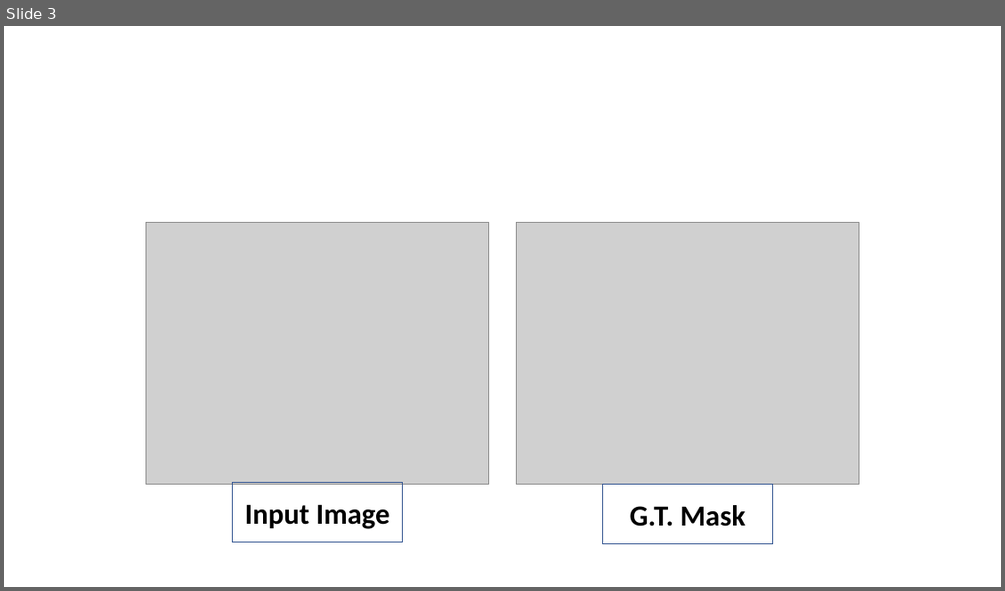
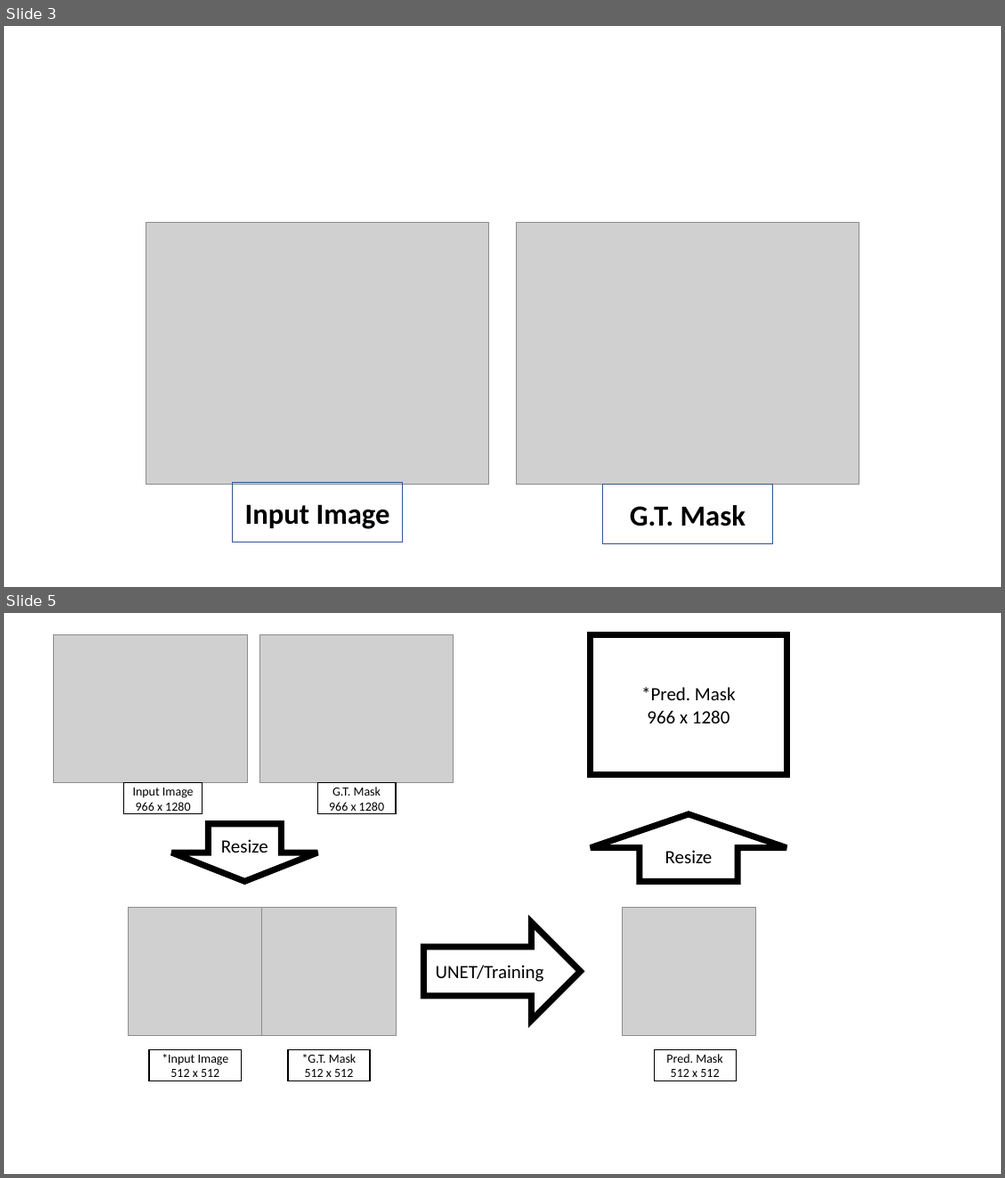
Before and after one commit to Ratherman/AI, a slide deck: DeepLearning/HW7/imgs/ppt.pptx. Shown one above the other, each under a label of ours: slide 3 before the commit, slides 3 and 5 after it; the slides between them are not shown. The pictures are 1005x591 and 1005x1178 pixels, drawn with LibreOffice and Linux fonts; fonts in the diff are those of the drawing; grey boxes stand for pictures. Boxes give left, top, right and bottom in pixels: in the first picture for what was removed or moved away, otherwise in the second. Text is boxed around its words. In the diff, an @@ line names an element or a change of style, - is before the commit and + after.

```diff
--- a/DeepLearning/HW7/imgs/ppt.pptx
+++ b/DeepLearning/HW7/imgs/ppt.pptx
@@ slide 5 added at [4, 613, 1001, 1174], background #FFFFFF @@
@@ picture added at [54, 635, 248, 784] @@
@@ picture added at [259, 635, 453, 784] @@
@@ rectangle added at [591, 635, 786, 775], outline #000000 6 pt, 18 pt, text #000000 @@
+*Pred. Mask
+966 x 1280
@@ rectangle added at [123, 783, 202, 814], outline #000000 1 pt, 12 pt, text #000000 @@
+Input Image
+966 x 1280
@@ rectangle added at [317, 783, 395, 814], outline #000000 1 pt, 12 pt, text #000000 @@
+G.T. Mask
+966 x 1280
@@ down arrow added at [171, 824, 317, 882], outline #000000 6 pt, 18 pt, text #000000 @@
+Resize
@@ up arrow added at [591, 814, 786, 882], outline #000000 6 pt, 18 pt, text #000000 @@
+Resize
@@ picture added at [128, 907, 262, 1036] @@
@@ picture added at [262, 907, 396, 1036] @@
@@ right arrow added at [423, 923, 581, 1021], outline #000000 6 pt, 18 pt, text #000000 @@
+UNET/Training
@@ picture added at [622, 907, 755, 1036] @@
@@ rectangle added at [149, 1050, 241, 1081], outline #000000 1 pt, 12 pt, text #000000 @@
+*Input Image
+512 x 512
@@ rectangle added at [288, 1050, 371, 1081], outline #000000 1 pt, 12 pt, text #000000 @@
+*G.T. Mask
+512 x 512
@@ rectangle added at [654, 1050, 736, 1081], outline #000000 1 pt, 12 pt, text #000000 @@
+Pred. Mask
+512 x 512
```
Also in this commit, not shown: 1 other slide added, 6 other files.
